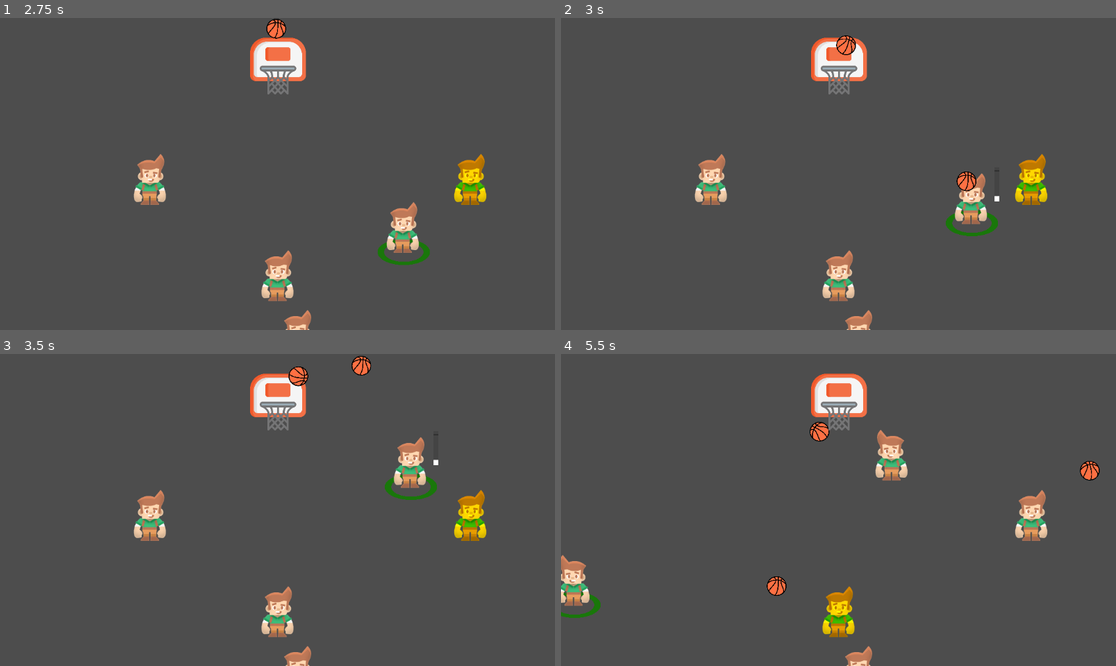
Above: before the commit, frames 1-4 (two rows, left to right).
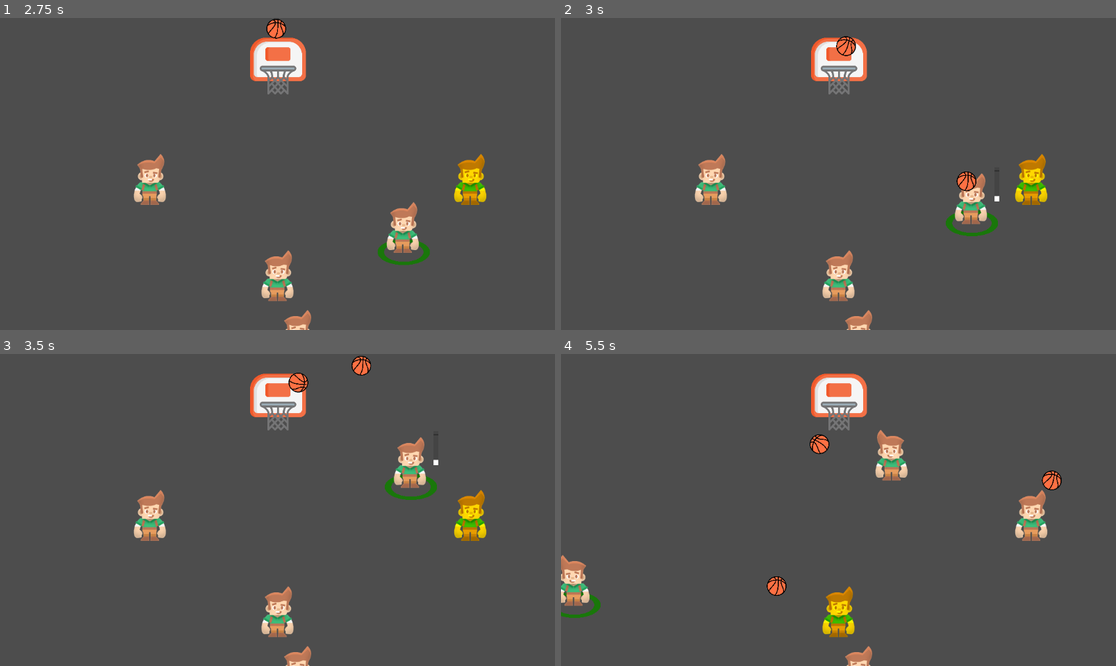
Above: after the commit, the same moments.

Repository: david8zhang/baller-quest-godot
Game: Godot game, scene res://scenes/Main.tscn
Same seed, same stepped clock (60 frames per second), same inputs: the game is played once before the commit and once after it.
Inputs:
- Up to frame 1 (2.75 s): tap Enter at 0.5 s; hold Right (move_right) 0.53-1.28 s; tap Space (pass) at 0.6, 2.1 s; hold Down (move_down) 1.28-2.03 s; tap F (shoot_ball) at 1.35 s; hold Right (move_right) from 2.03 s (still down)
- Up to frame 2 (3 s): release Right (move_right) at 2.78 s; hold Up (move_up) from 2.78 s (still down); tap F (shoot_ball) at 2.85 s
- Up to frame 3 (3.5 s): keep holding Up (move_up)
- Up to frame 4 (5.5 s): release Up (move_up) at 3.53 s; hold Left (move_left) 3.53-5.03 s; tap Space (pass) at 3.6, 5.1 s; tap F (shoot_ball) at 4.35 s; hold Down (move_down) from 5.03 s (still down)

Frame 1 is identical in both runs. In frame 2, 0.1% of the frame differs, in the area x 49-54%, y 5-13%; in frame 3, 0.2%; in frame 4, 0.7%, in the area x 44-98%, y 21-44%.

Commit message:
added bounds for court

Diff:
--- a/prefab/Ball.tscn
+++ b/prefab/Ball.tscn
@@ -5,7 +5,7 @@
 
 [sub_resource type="PhysicsMaterial" id="PhysicsMaterial_kua0q"]
 friction = 0.5
-bounce = 0.75
+bounce = 0.7
 
 [sub_resource type="CircleShape2D" id="CircleShape2D_yclt3"]
 radius = 20.0
--- a/scripts/Ball.gd
+++ b/scripts/Ball.gd
@@ -28,6 +28,7 @@
 	var player = body as Player
 	player.receive_pass(self)
 
+
 # logic for when ball colliders with hoop on makes
 func _on_make_detector_body_entered(body: Node2D):
 	if body.name == "NetCollider":
@@ -35,3 +36,12 @@
 		linear_velocity.x = linear_velocity.x * 0.25
 		linear_velocity.y = linear_velocity.y * 0.75
 		enable_collision()
+
+
+func _physics_process(delta):
+	screen_size = get_viewport_rect().size
+	var right_bound = screen_size.x / 2
+	var left_bound = -screen_size.x / 2
+	var lower_bound = screen_size.y / 2
+	if global_position.x > right_bound || global_position.x < left_bound || global_position.y > lower_bound:
+		queue_free()
